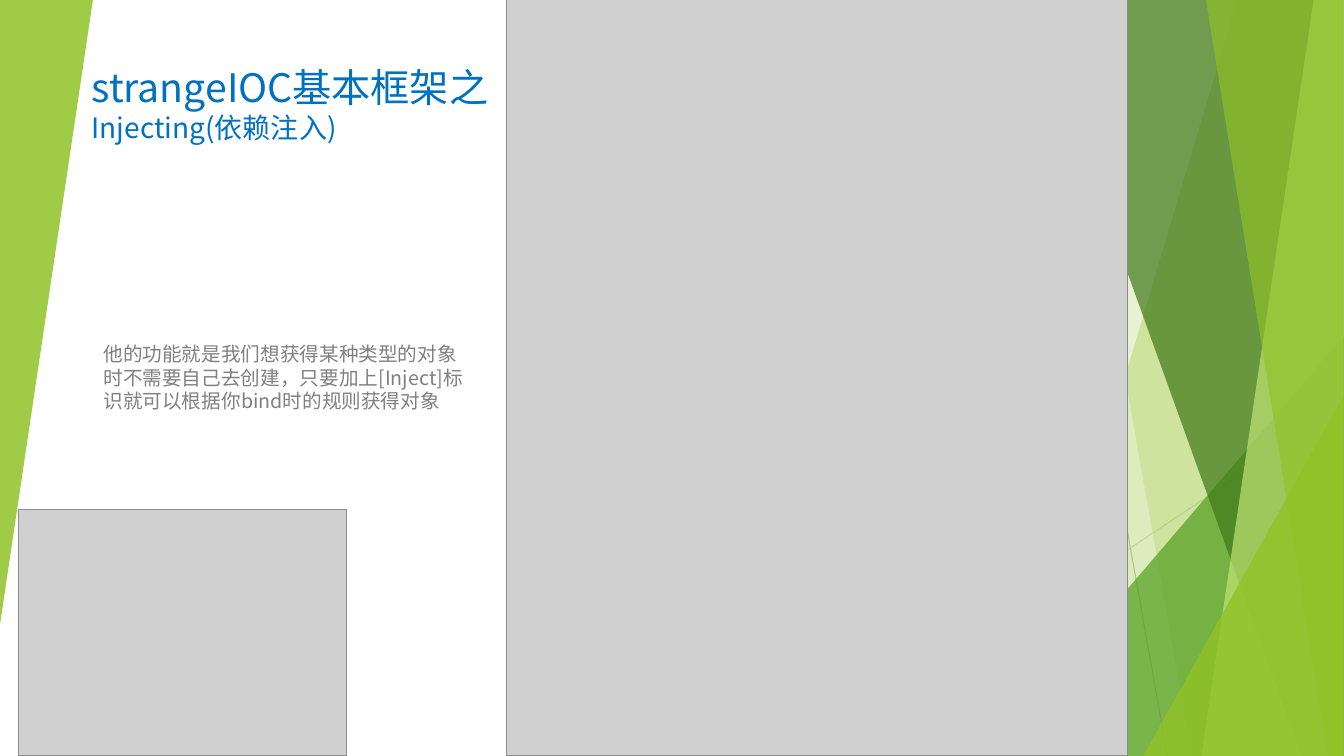
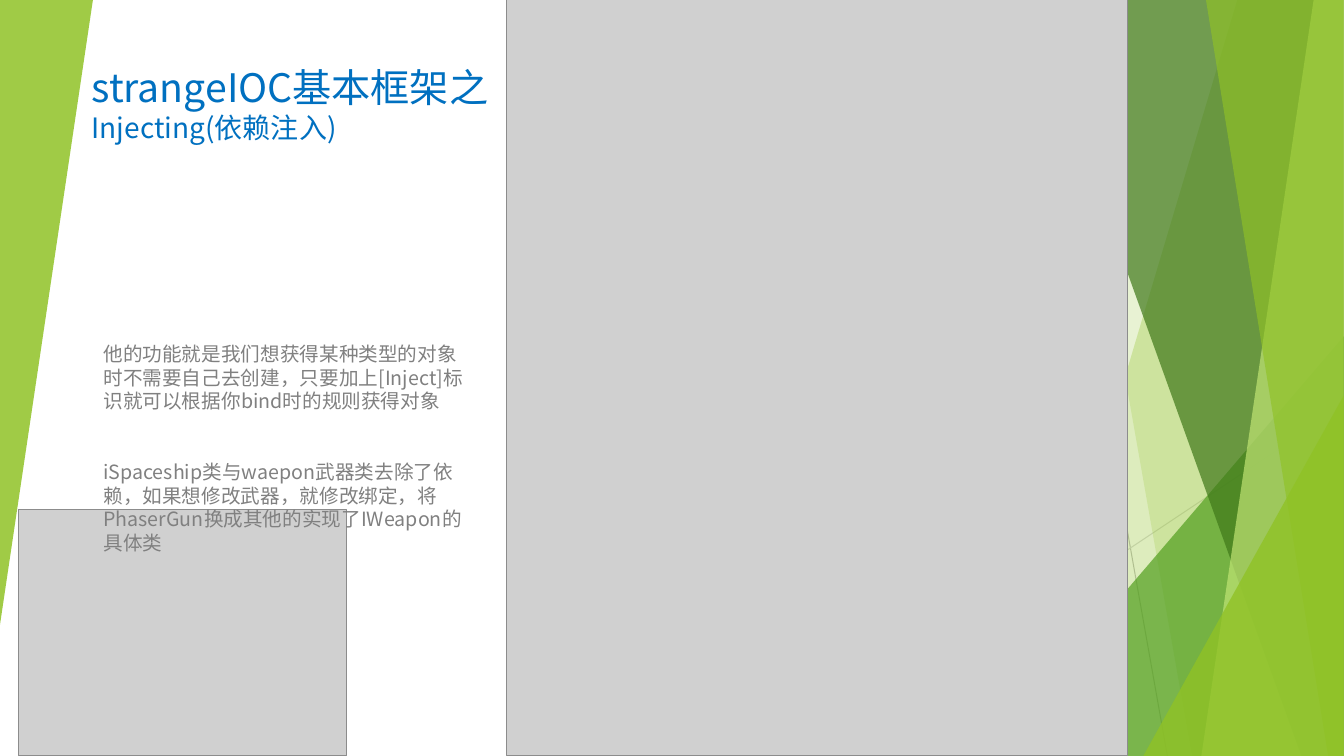
Before and after one commit to ThreePeopleGame/Death, a slide deck: slide 5 of Share/游戏技术分享/游戏框架分享/strangeIOC.pptx. Drawn at 1344x756 pixels with LibreOffice and Linux fonts; fonts in the diff are those of the drawing; grey boxes stand for pictures. Boxes give left, top, right and bottom in pixels: in the first picture for what was removed or moved away, otherwise in the second. Text is boxed around its words. In the diff, an @@ line names an element or a change of style, - is before the commit and + after.

```diff
--- a/Share/游戏技术分享/游戏框架分享/strangeIOC.pptx
+++ b/Share/游戏技术分享/游戏框架分享/strangeIOC.pptx
@@ text at (103, 482, 437, 505): paragraph added @@
+iSpaceship类与waepon武器类去除了依赖，如果想修改武器，就修改绑定，将PhaserGun换成其他的实现了IWeapon的具体类
```
Also in this commit, not shown: 1 other slide changed.
